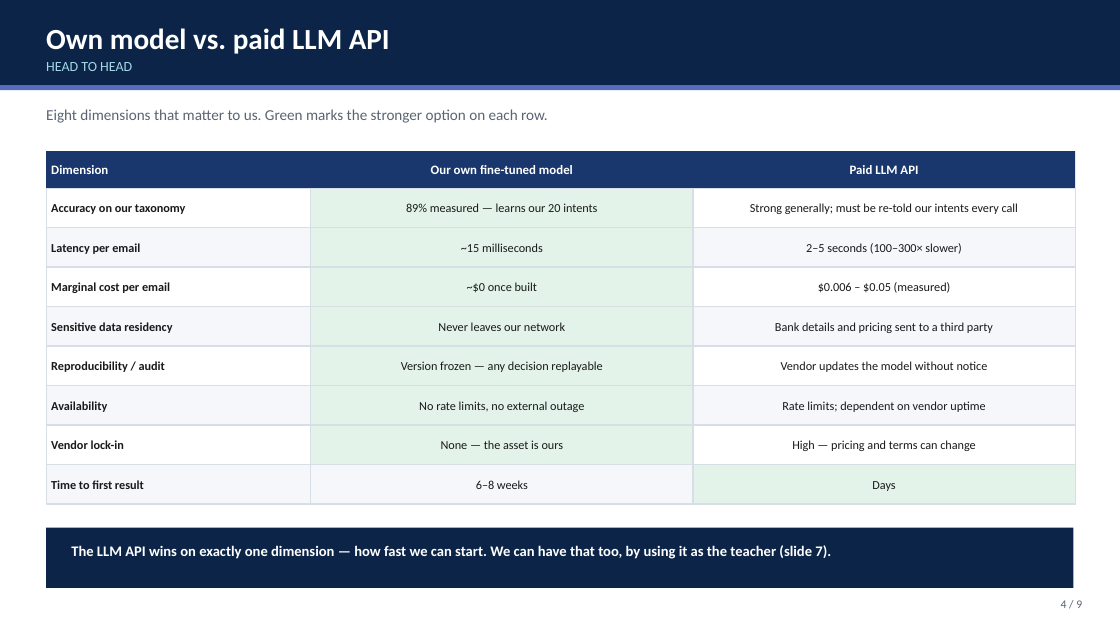
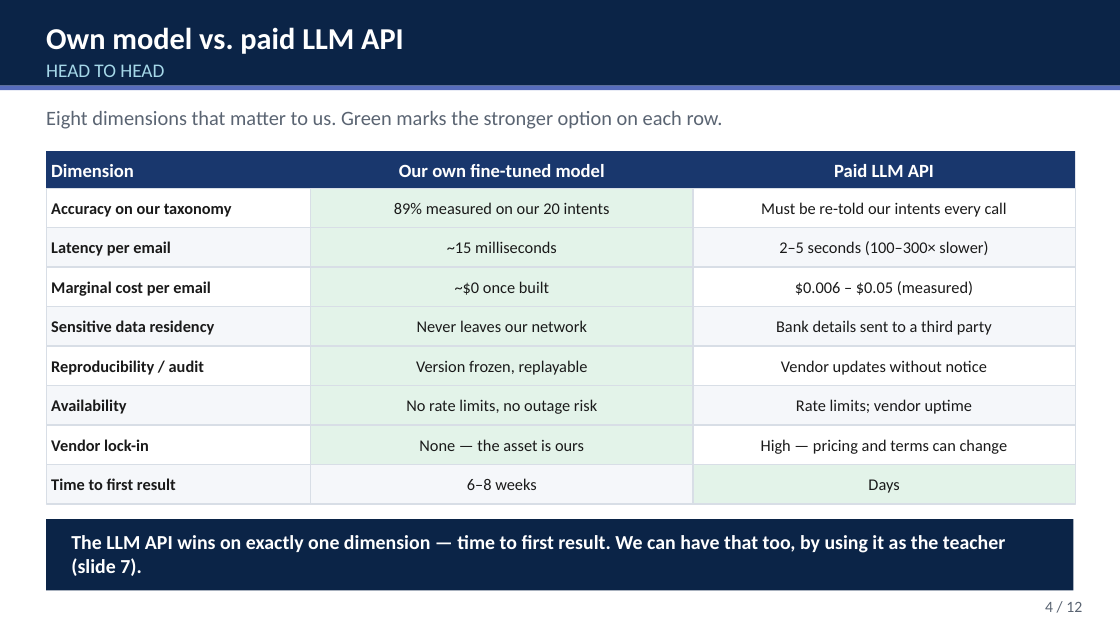
Before and after one commit to orapeasant/emailintent, a slide deck: slide 4 of docs/email_intent_briefing.pptx. Drawn at 1120x630 pixels with LibreOffice and Linux fonts; fonts in the diff are those of the drawing. Boxes give left, top, right and bottom in pixels: in the first picture for what was removed or moved away, otherwise in the second. Text is boxed around its words. In the diff, an @@ line names an element or a change of style, - is before the commit and + after.

```diff
--- a/docs/email_intent_briefing.pptx
+++ b/docs/email_intent_briefing.pptx
@@ title "Own model vs. paid LLM ..." at [46,27,404,54]: size 25 to 26 pt @@
@@ text "HEAD TO HEAD" at [46,64,164,77]: size 12 to 16.5 pt @@
@@ text "Eight dimensions that matter to ..." at [46,111,723,129]: size 13 to 17.5 pt @@
@@ size 11 to 16 pt in 3 elements at [46,151,311,188], [311,151,693,188], [693,151,1075,188] @@
@@ text in rectangle at [394,202,610,214]: text changed; size 10.5 to 14 pt @@
-89% measured — learns our 20 intents
+89% measured on our 20 intents
@@ text in rectangle at [761,202,1007,217]: text changed; size 10.5 to 14 pt @@
-Strong generally; must be re-told our intents every call
+Must be re-told our intents every call
@@ text in rectangle at [776,320,992,335]: text changed; size 10.5 to 14 pt @@
-Bank details and pricing sent to a third party
+Bank details sent to a third party
@@ text in rectangle at [416,360,588,375]: text changed; size 10.5 to 14 pt @@
-Version frozen — any decision replayable
+Version frozen, replayable
@@ text in rectangle at [781,360,987,375]: text changed; size 10.5 to 14 pt @@
-Vendor updates the model without notice
+Vendor updates without notice
@@ text in rectangle at [406,399,597,414]: text changed; size 10.5 to 14 pt @@
-No rate limits, no external outage
+No rate limits, no outage risk
@@ text in rectangle at [796,399,972,414]: text changed; size 10.5 to 14 pt @@
-Rate limits; dependent on vendor uptime
+Rate limits; vendor uptime
@@ size 10.5 to 14 pt in 17 elements at [46,188,311,228], [46,228,311,267], [311,228,693,267], [693,228,1075,267], [46,267,311,307], [311,267,693,307], [693,267,1075,307], [46,307,311,346], [311,307,693,346], [46,346,311,386], [46,386,311,425], [46,425,311,465], [311,425,693,465], [693,425,1075,465], [46,465,311,504], [311,465,693,504], [693,465,1075,504] @@
@@ rectangle: place and size @@
-rectangle at [46,528,1074,588]
+rectangle at [46,519,1074,591]
@@ text at [71,535,1005,576]: text changed; size 12.5 to 17 pt @@
-The LLM API wins on exactly one dimension — how fast we can start. We can have that too, by using it as the teacher (slide 7).
+The LLM API wins on exactly one dimension — time to first result. We can have that too, by using it as the teacher (slide 7).
@@ text at [1045,602,1082,612]: text changed; size 10 to 13.5 pt @@
-4 / 9
+4 / 12
```
Also in this commit, not shown: 8 other slides changed, 3 slides added, 2 other files.
